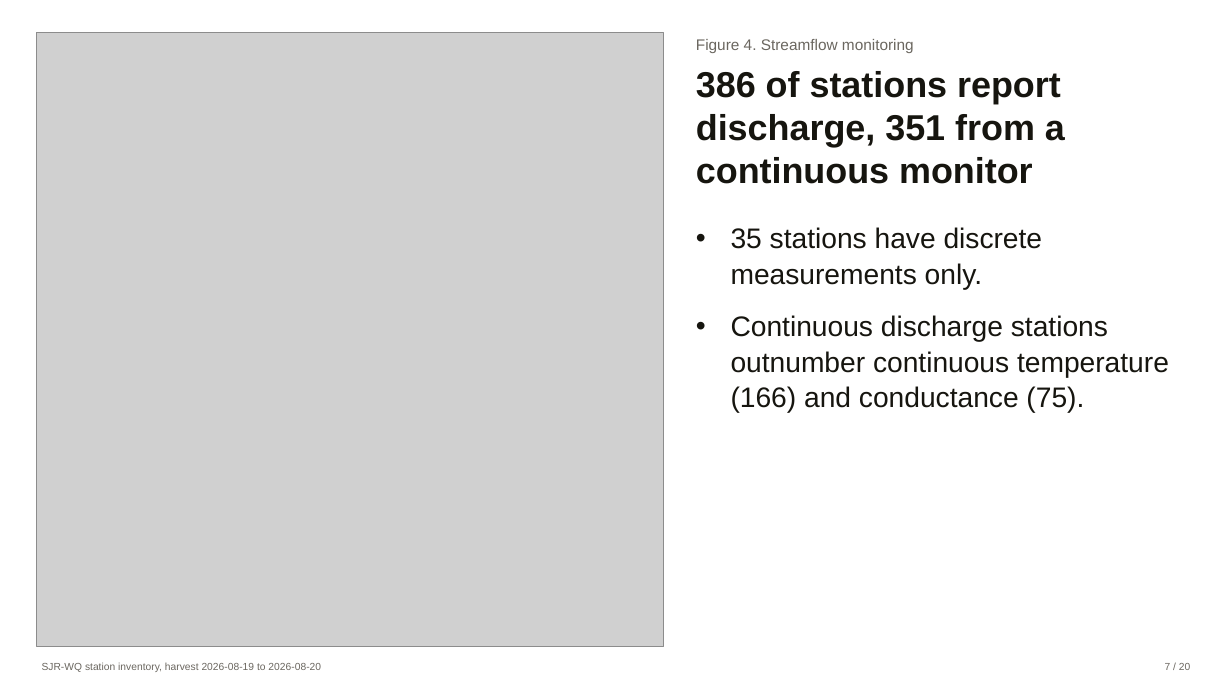
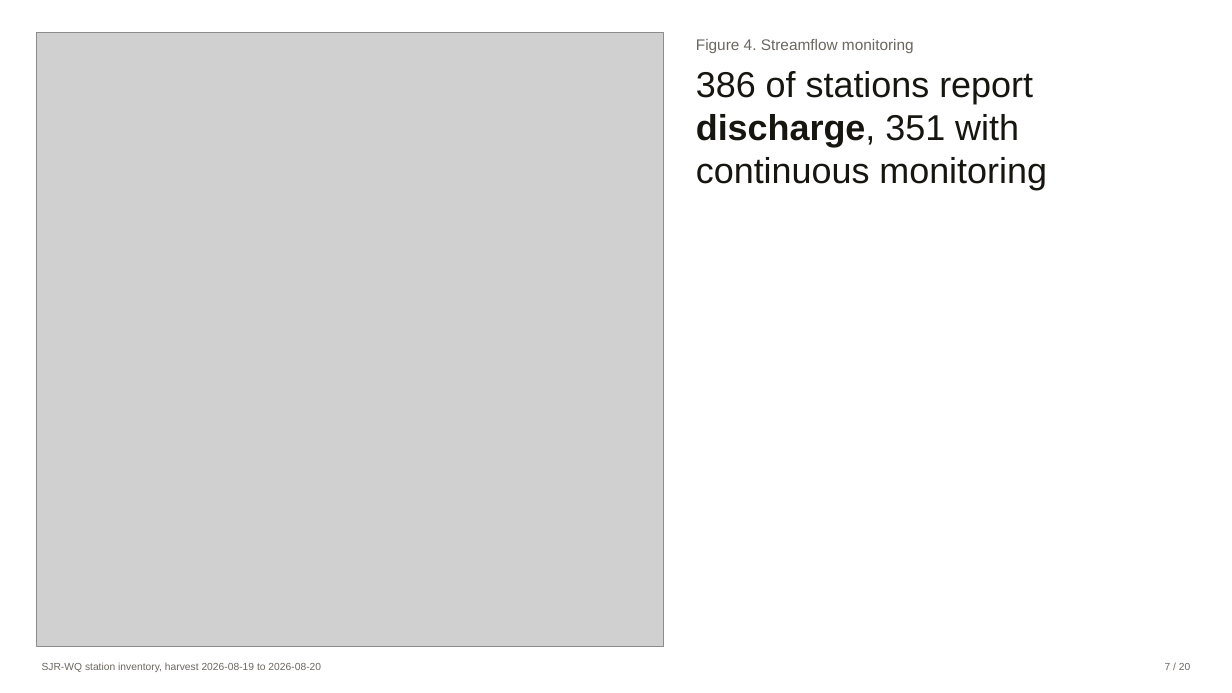
Before and after one commit to wyattarnold/SJR-WQ, a slide deck: slide 7 of docs/SJR-WQ.pptx. Drawn at 1232x693 pixels with LibreOffice and Linux fonts; fonts in the diff are those of the drawing; grey boxes stand for pictures. Boxes give left, top, right and bottom in pixels: in the first picture for what was removed or moved away, otherwise in the second. Text is boxed around its words. In the diff, an @@ line names an element or a change of style, - is before the commit and + after.

```diff
--- a/docs/SJR-WQ.pptx
+++ b/docs/SJR-WQ.pptx
@@ text at [696,71,1047,190]: text changed; size 22 to 28 pt @@
-386 of stations report discharge, 351 from a continuous monitor
-• 35 stations have discrete measurements only.
-• Continuous discharge stations outnumber continuous temperature (166) and conductance (75).
+386 of stations report discharge, 351 with continuous monitoring
```
Also in this commit, not shown: 8 other slides changed.
